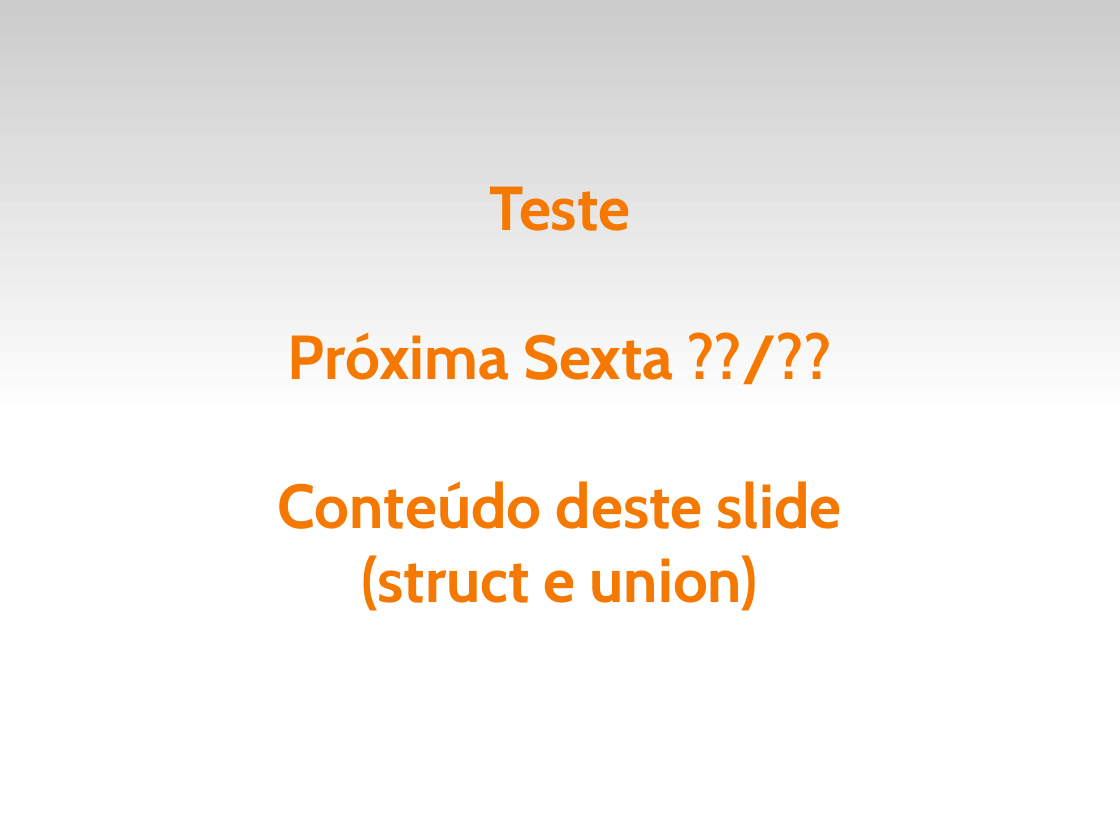
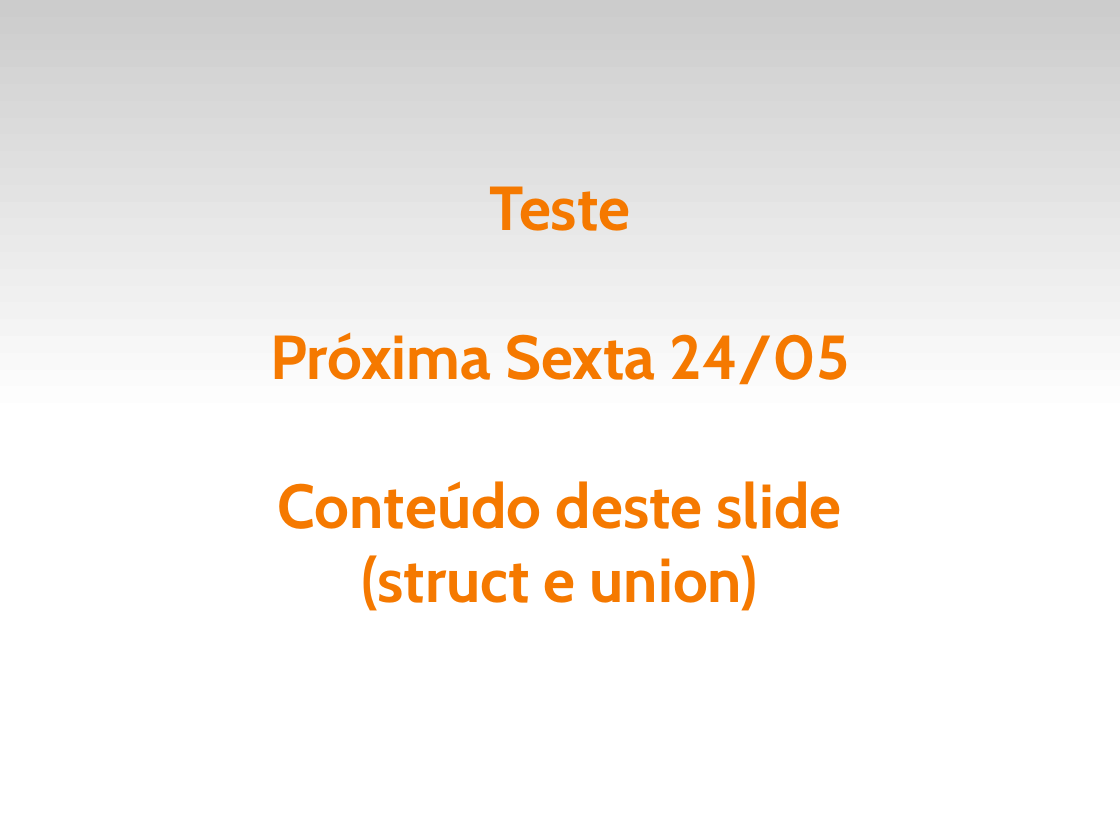
Before and after one commit to fsantanna-uerj/LP1, a slide deck: slide 26 of Slides/lp1-07-compostos.odp (slide 25 before the commit). Drawn at 1120x840 pixels with LibreOffice and Linux fonts; fonts in the diff are those of the drawing. Boxes give left, top, right and bottom in pixels: in the first picture for what was removed or moved away, otherwise in the second. Text is boxed around its words. In the diff, an @@ line names an element or a change of style, - is before the commit and + after.

```diff
--- a/Slides/lp1-07-compostos.odp
+++ b/Slides/lp1-07-compostos.odp
@@ title at [270,186,850,611]: text changed @@
-Teste
-Próxima Sexta ??/??
-Conteúdo deste slide
-(struct e union)
+Teste
+Próxima Sexta 24/05
+Conteúdo deste slide
+(struct e union)
```
Also in this commit, not shown: 2 other slides changed, 1 slide added.
